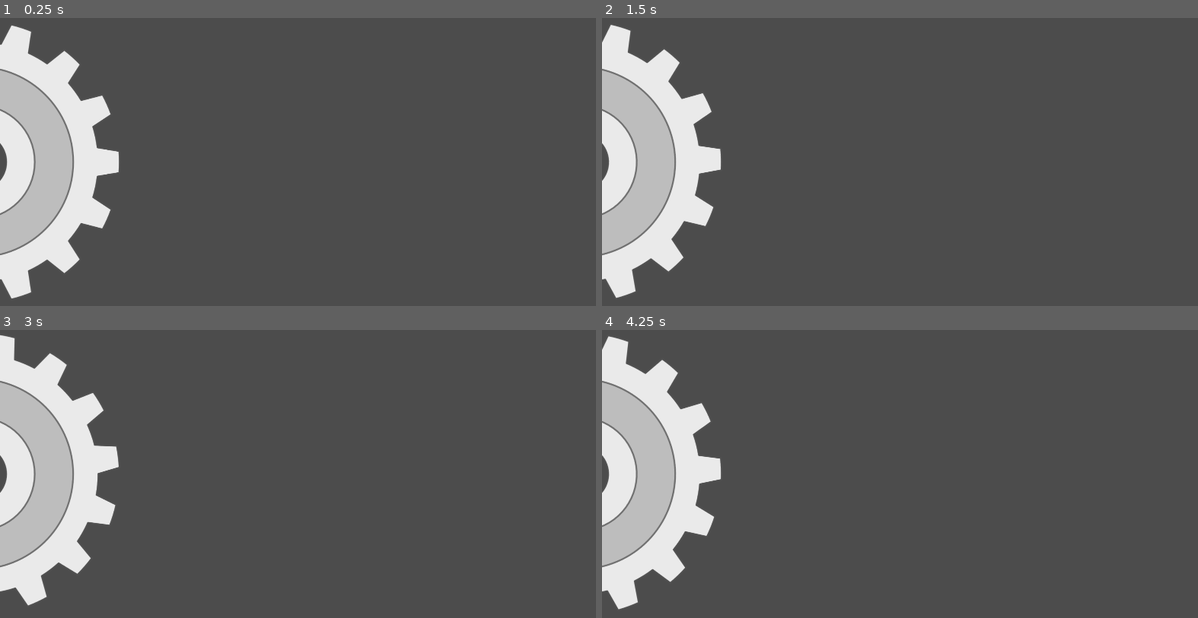
Above: before the commit, frames 1-4 (two rows, left to right).
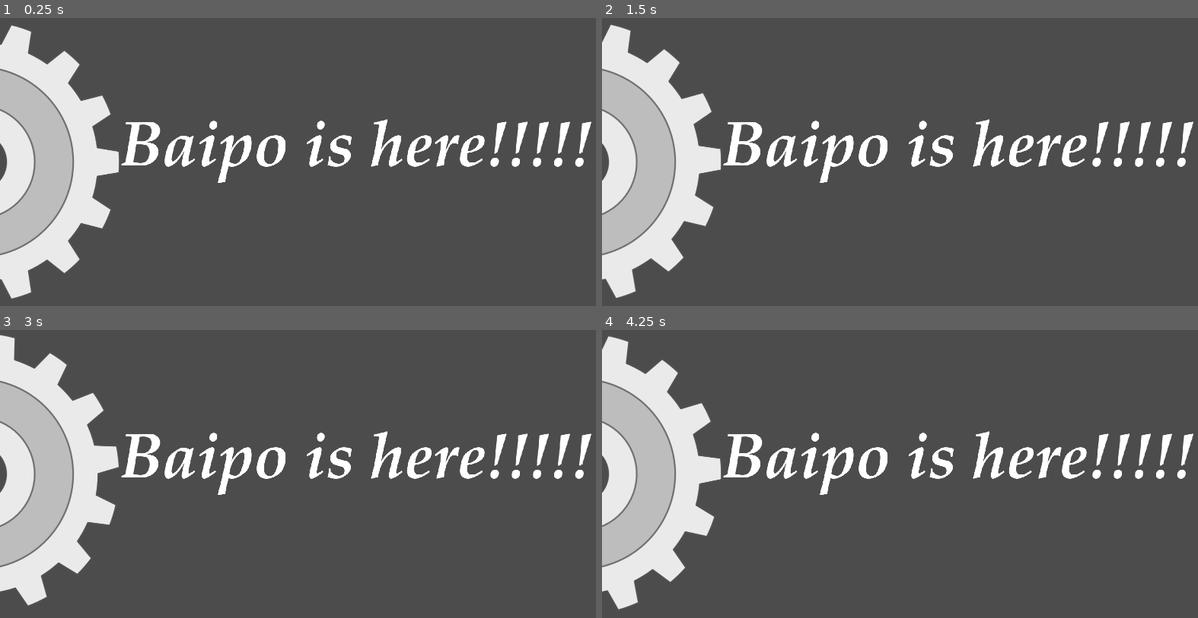
Above: after the commit, the same moments.

Repository: PureStream/avl-battleship
Game: Godot game, scene res://Scenes/MainMenu.tscn
Same seed, same stepped clock (60 frames per second), same inputs: the game is played once before the commit and once after it.
Inputs:
- Up to frame 1 (0.25 s): no input
- Up to frame 2 (1.5 s): tap Enter at 0.5 s; hold Up (ui_up) 0.53-1.28 s; hold Down (ui_down) from 1.28 s (still down)
- Up to frame 3 (3 s): release Down (ui_down) at 2.03 s; hold Up (ui_up) from 2.03 s (still down)
- Up to frame 4 (4.25 s): release Up (ui_up) at 3.53 s; hold Down (ui_down) from 3.53 s (still down)

The runs differ from the first frame. In frame 1, 3.7% of the frame differs, in the area x 20-100%, y 35-58%; in frame 2, 3.7%; in frame 3, 3.7%; in frame 4, 3.7%.
Error in both runs: Trying to assign value of type 'Node2D' to a variable of type 'MenuButton'. (res://Scenes/MainButtonsController.gd:23)

Commit message:
เอาที่กูเขียนออกด้วย

Diff:
--- a/Scenes/MainMenu.tscn
+++ b/Scenes/MainMenu.tscn
@@ -1,8 +1,13 @@
-[gd_scene load_steps=4 format=2]
+[gd_scene load_steps=6 format=2]
 
 [ext_resource path="res://Scenes/MainButtonsController.gd" type="Script" id=1]
 [ext_resource path="res://Scenes/MenuButton.tscn" type="PackedScene" id=2]
 [ext_resource path="res://Images/UI/cog.png" type="Texture" id=3]
+[ext_resource path="res://Fonts/testFont.tres" type="DynamicFontData" id=4]
+
+[sub_resource type="DynamicFont" id=1]
+size = 200
+font_data = ExtResource( 4 )
 
 [node name="MainMenu" type="Node"]
 
@@ -15,4 +20,12 @@
 [node name="Cog" type="Sprite" parent="MainButtonsController"]
 position = Vector2( -70, 540 )
 texture = ExtResource( 3 )
+
+[node name="Label" type="Label" parent="MainButtonsController"]
+margin_left = 379.436
+margin_top = 404.429
+margin_right = 1870.44
+margin_bottom = 608.429
+custom_fonts/font = SubResource( 1 )
+text = "Baipo is here!!!!!"
 [connection signal="tween_all_completed" from="MainButtonsController/MainButtonTween" to="MainButtonsController" method="_on_MainButtonTween_tween_all_completed"]
